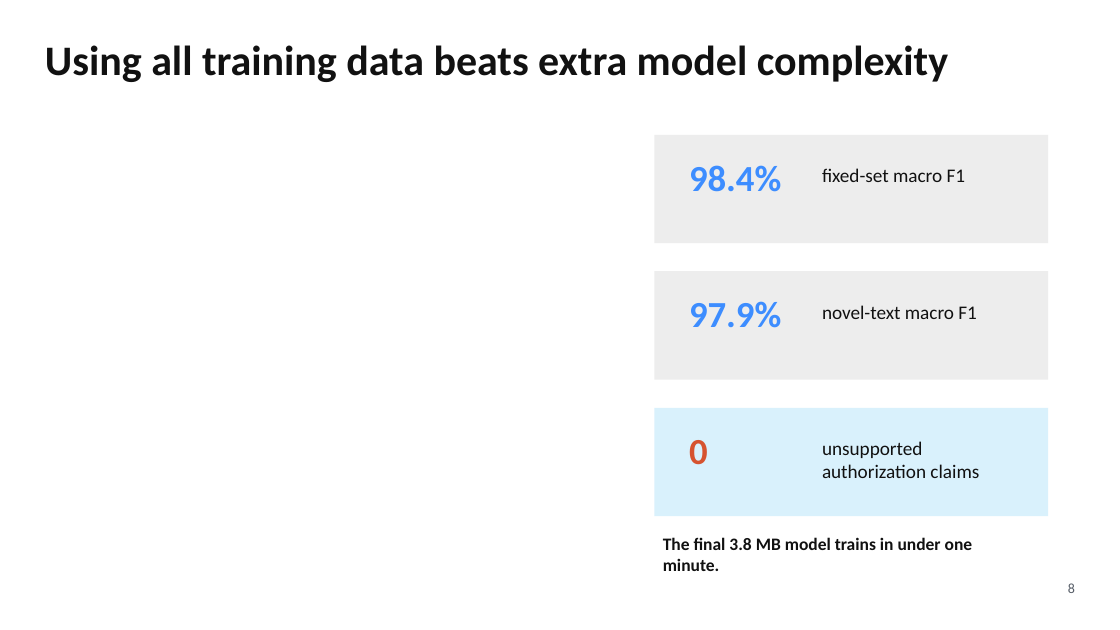
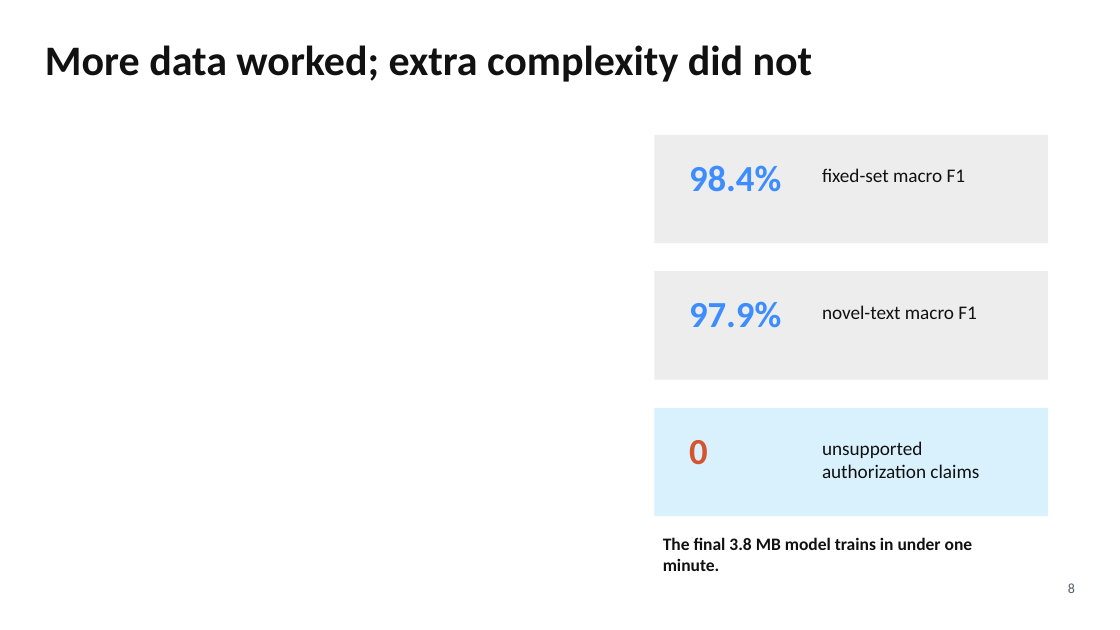
Before and after one commit to Kongbai815/job-matching-nlp, a slide deck: slide 8 of slides/MSBA_Job_Matching_Final_Deck.pptx. Drawn at 1120x630 pixels with LibreOffice and Linux fonts; fonts in the diff are those of the drawing. Boxes give left, top, right and bottom in pixels: in the first picture for what was removed or moved away, otherwise in the second. Text is boxed around its words. In the diff, an @@ line names an element or a change of style, - is before the commit and + after.

```diff
--- a/slides/MSBA_Job_Matching_Final_Deck.pptx
+++ b/slides/MSBA_Job_Matching_Final_Deck.pptx
@@ text at (45,45,813,82): text changed @@
-Using all training data beats extra model complexity
+More data worked; extra complexity did not
```
Also in this commit, not shown: 1 other slide changed, 2 other files.
